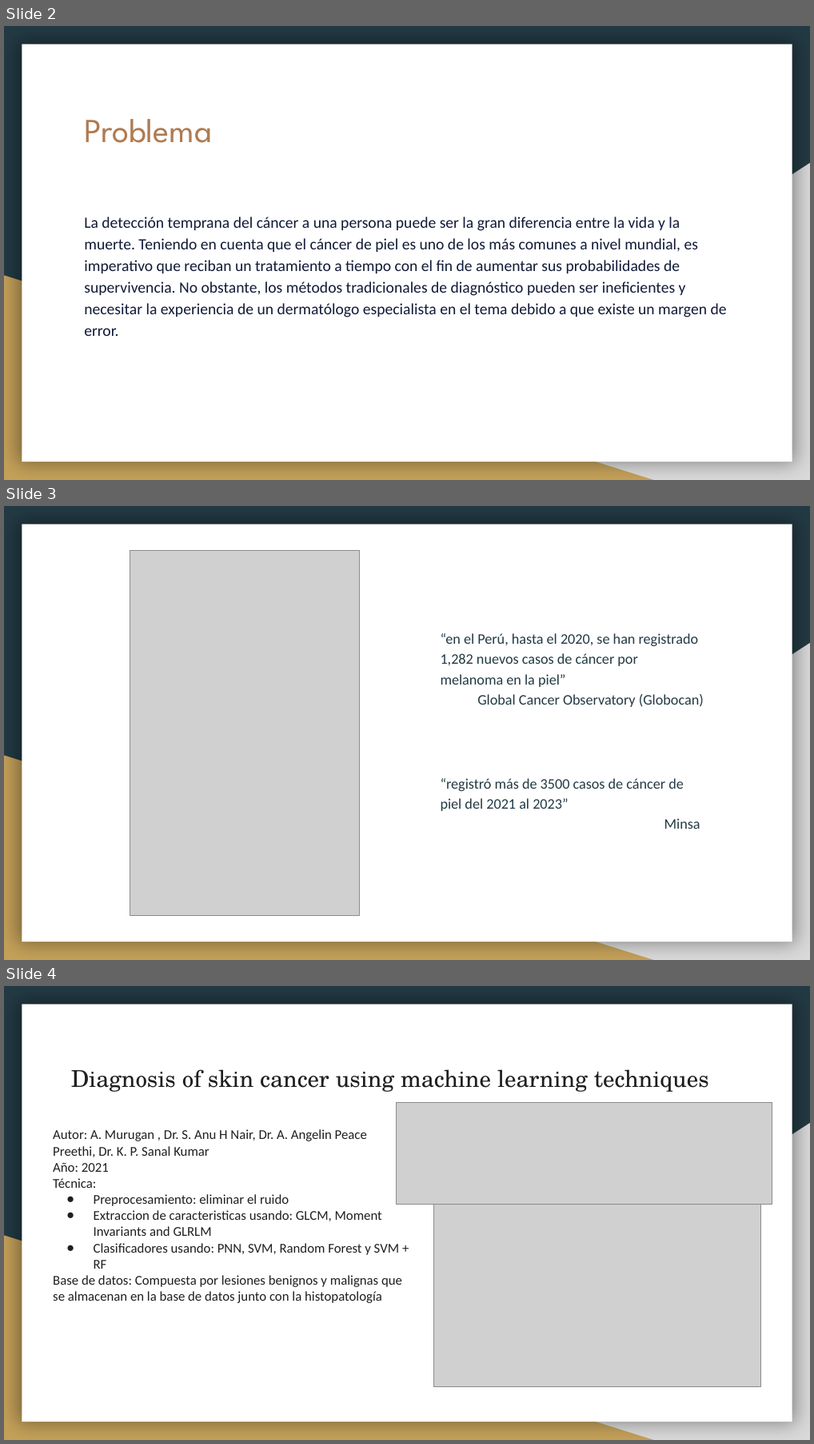
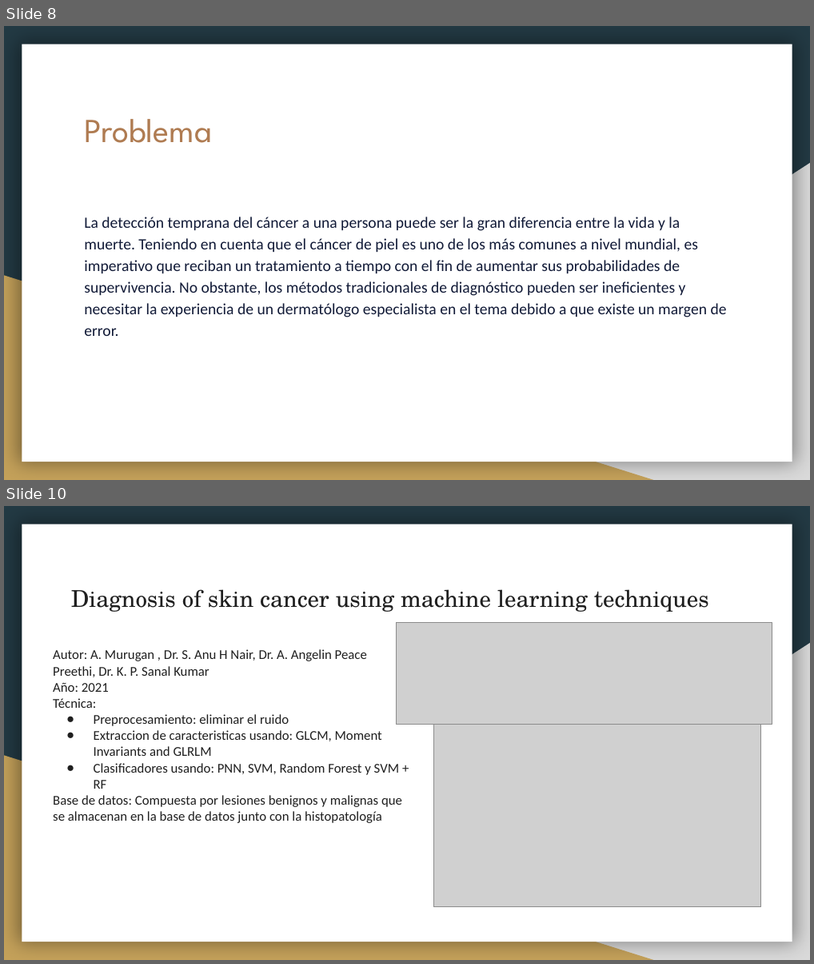
Before and after one commit to ElizabethCast23/Proyecto-Tesis, a slide deck: Tesis.pptx. Shown one above the other, each under a label of ours: slides 2, 3 and 4 before the commit, slides 8 and 10 after it; the slides between them are not shown. The pictures are 814x1444 and 814x964 pixels, drawn with LibreOffice and Linux fonts; fonts in the diff are those of the drawing; grey boxes stand for pictures. Boxes give left, top, right and bottom in pixels: in the first picture for what was removed or moved away, otherwise in the second. Text is boxed around its words. In the diff, an @@ line names an element or a change of style, - is before the commit and + after.

```diff
--- a/Tesis.pptx
+++ b/Tesis.pptx
@@ slide 3 removed at box(4, 506, 810, 960), background #233A44; not listed: 3 template elements that a slide beside it also shows @@
@@ picture removed at box(130, 550, 359, 916) @@
@@ text removed at box(441, 633, 704, 707) @@
-“en el Perú, hasta el 2020, se han registrado 1,282 nuevos casos de cáncer por melanoma en la piel”
-Global Cancer Observatory (Globocan)
@@ text removed at box(441, 778, 701, 828) @@
-“registró más de 3500 casos de cáncer de piel del 2021 al 2023”
-Minsa
@@ what was slide 2 is now slide 8 @@
@@ what was slide 4 is now slide 10 @@
```
Also in this commit, not shown: 1 slide changed, 12 slides added, 1 other slide removed, 24 other files.
